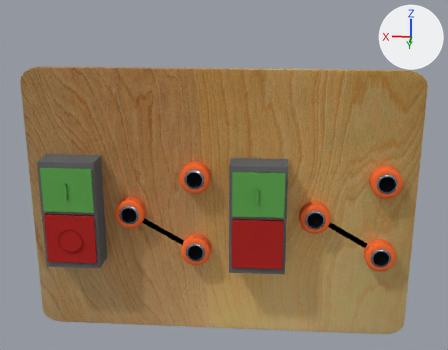
Renders of the Blender file SecuenciaLabSimulator/Assets/Prefabs/2.blend from each side of a commit.
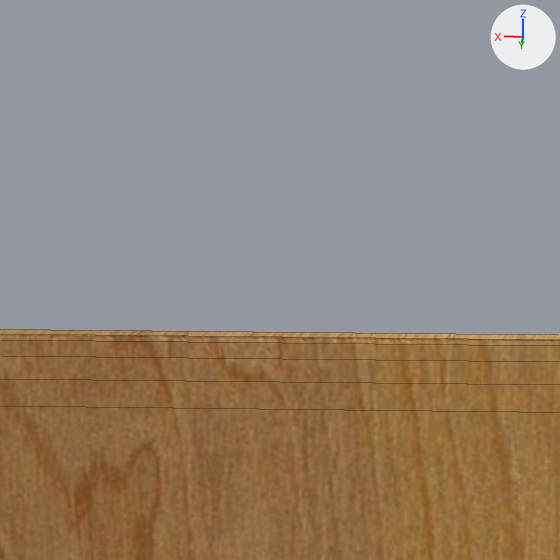
The first picture shows the older version from a 50 mm lens placed at (-0.86, 10.67, 3.98), pointed at (-0.1, 0.28, 0.69). The close-ups show both versions on the part from 27% to 52% of the width and 0% to 33% of the height of that picture; other places that the commit changed are outside them. Arrows for +X, +Y and +Z are at upper right; the lights stay in place. The close-ups show mesh edges as thin lines.

In view in the first close-up: 'BaseModulo2'.
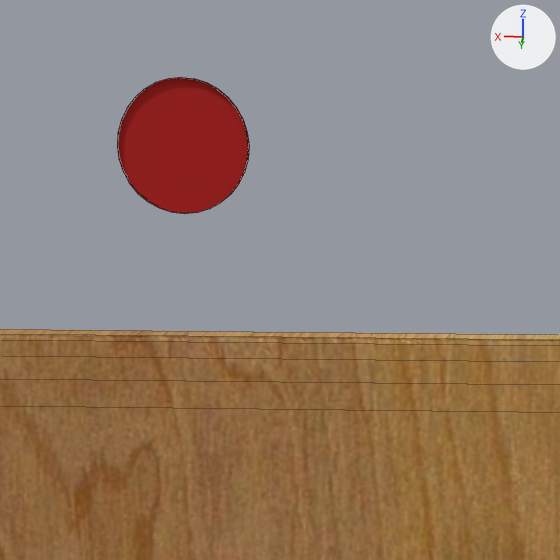
Edits to the bpy script that builds the scene:
```text
Add mat_botonrojocuadrado_001:
    mat_botonrojocuadrado_001 = diffuse_material('BotonRojoCuadrado.001')
    mat_botonrojocuadrado_001.base_color = (0.477, 0.0255, 0.0226)  # red #b82c29
Add me_cylinder_006:
    me_cylinder_006.from_pydata(...)  # 96 vertices, 66 faces; spans x -1.0..0.99, y -1.0..1.0, z -1.0..1.05
    me_cylinder_006.materials.append(mat_botonrojocuadrado_001)  # red #b82c29
Add ob_cylinder_001:
    ob_cylinder_001 = bpy.data.objects.new('Cylinder.001', me_cylinder_006)
    ob_cylinder_001.location = (0.907, 0.785, 3.21)
    ob_cylinder_001.rotation_euler = (1.571, 0.0, 0.0)  # degrees (90, 0, 0)
    ob_cylinder_001.scale = (0.213, 0.213, 0.0131)
```

Where the change shows, as pixel boxes (x1, y1, x2, y2) in the close-ups (560 x 560 px):
'Cylinder.001', added (red): after (117, 77, 250, 214)
